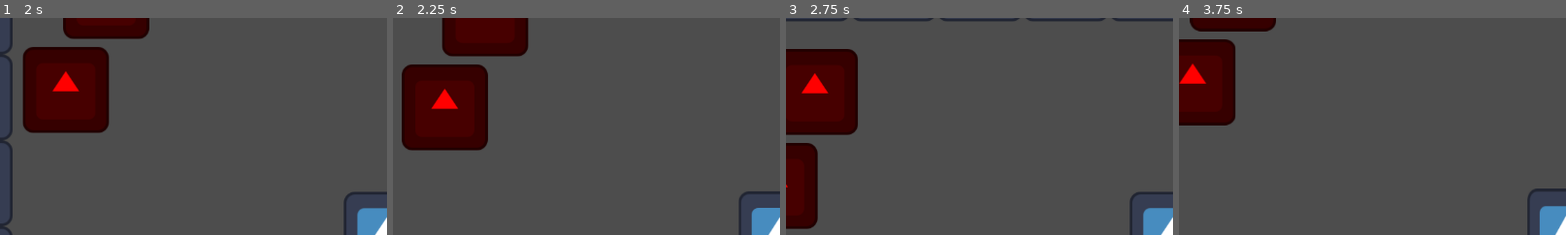
Above: before the commit, frames 1-4 (left to right).
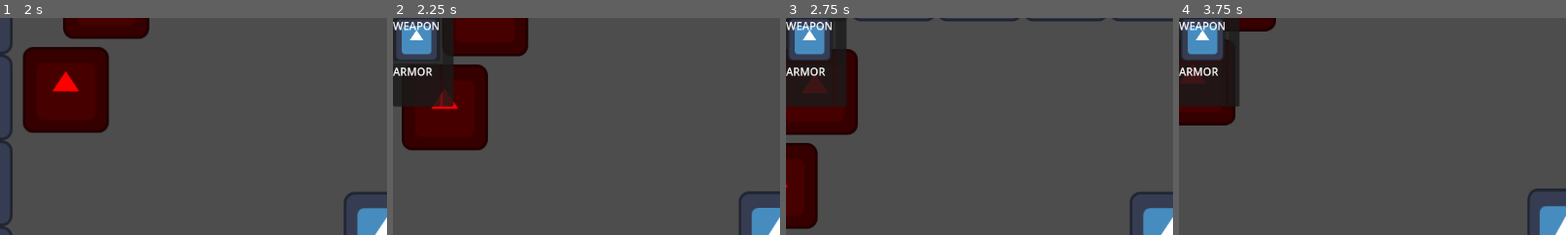
Above: after the commit, the same moments.

Repository: PietPadda/Godot_2D_ARPG
Game: Godot game, scene res://scenes/levels/main.tscn
The game is run twice, just before and just after one commit, with the same random seed, the same clock (stepped at 60 frames per second) and the same inputs. The engine's default icon, where the game draws it, is replaced by a stand-in: a white triangle on a blue panel in a dark square.
Inputs (mouse positions are % of the whole screen's width and height, from its top left):
- Up to frame 1 (2 s): tap Enter at 0.5 s; move the mouse to (72, 45) at 0.52 s; tap Space (attack) at 0.6 s; click (72, 45) at 0.67 s; move the mouse to (30, 55) at 1.27 s; click (30, 55) at 1.35 s
- Up to frame 2 (2.25 s): move the mouse to (60, 28) at 2.02 s; tap C (toggle_character_sheet) at 2.1 s; click (60, 28) at 2.17 s
- Up to frame 3 (2.75 s): no input
- Up to frame 4 (3.75 s): move the mouse to (45, 70) at 2.77 s; tap Space (attack) at 2.85 s; click (45, 70) at 2.92 s; move the mouse to (80, 65) at 3.52 s; press the mouse at (80, 65) at 3.53 s
The pictures show only the part of the screen within x 0-50%, y 0-50%; the shares and areas given below are measured in that part.

Frame 1 is identical in both runs. In frame 2, 4.0% of the frame differs, in the area x 0-16%, y 0-42%; in frame 3, 5.3%, in the area x 0-16%, y 0-41%; in frame 4, 5.0%.
Error before the commit: Invalid assignment of property or key 'inventory_component' with value of type 'Node (InventoryComponent)' on a base object of type 'null instance'. (res://scr…

Commit message:
fix(ui): add charactersheet to hud to allow opening

Diff:
--- a/data/items/crude_sword.tres
+++ b/data/items/crude_sword.tres
@@ -1,10 +1,12 @@
-[gd_resource type="Resource" script_class="ItemData" load_steps=2 format=3 uid="uid://bllc505jsueh7"]
+[gd_resource type="Resource" script_class="ItemData" load_steps=3 format=3 uid="uid://bllc505jsueh7"]
 
 [ext_resource type="Script" uid="uid://dsidci2l4yr4r" path="res://data/items/item_data.gd" id="1_bwt3i"]
+[ext_resource type="Texture2D" uid="uid://4d68lc3a6uwp" path="res://assets/icon.svg" id="2_u74g6"]
 
 [resource]
 script = ExtResource("1_bwt3i")
 item_name = "Crude Sword"
+texture = ExtResource("2_u74g6")
 equipment_slot = 1
 stat_modifiers = {
 "damage": 15.0
--- a/scenes/ui/HUD.tscn
+++ b/scenes/ui/HUD.tscn
@@ -1,7 +1,8 @@
-[gd_scene load_steps=6 format=3 uid="uid://mhkp0k8x04dx"]
+[gd_scene load_steps=7 format=3 uid="uid://mhkp0k8x04dx"]
 
 [ext_resource type="Script" uid="uid://dhvhugt6bxkun" path="res://scripts/ui/hud.gd" id="1_kw0id"]
 [ext_resource type="PackedScene" uid="uid://i8r3dhcqw1wa" path="res://scenes/ui/inventory_panel.tscn" id="2_atyv1"]
+[ext_resource type="PackedScene" uid="uid://mgpdom0bxt1y" path="res://scenes/ui/character_sheet.tscn" id="3_6ll6g"]
 
 [sub_resource type="StyleBoxFlat" id="StyleBoxFlat_atyv1"]
 bg_color = Color(0, 0, 0, 1)
@@ -72,3 +73,6 @@
 offset_top = -215.0
 offset_right = 440.0
 offset_bottom = -199.0
+
+[node name="CharacterSheet" parent="." instance=ExtResource("3_6ll6g")]
+visible = false
--- a/scripts/enemies/skeleton.gd
+++ b/scripts/enemies/skeleton.gd
@@ -4,6 +4,7 @@
 # Preload the scenes and resources we need to spawn.
 const LootDropScene = preload("res://scenes/items/loot_drop.tscn")
 const GoldCoinData = preload("res://data/items/gold_coin.tres")
+const CrudeSwordData = preload("res://data/items/crude_sword.tres")
 
 @onready var state_machine: StateMachine = $StateMachine
 @onready var stats_component: StatsComponent = $StatsComponent
Renamed: scripts/ui/character_sheet.tscn -> scenes/ui/character_sheet.tscn
